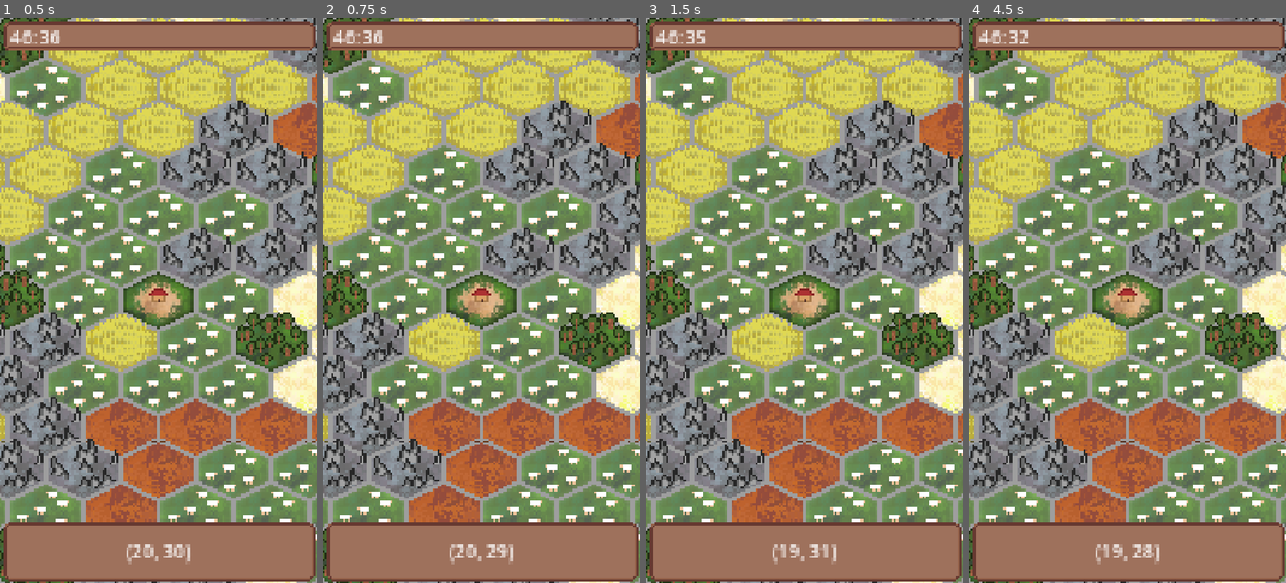
Above: before the commit, frames 1-4 (left to right).
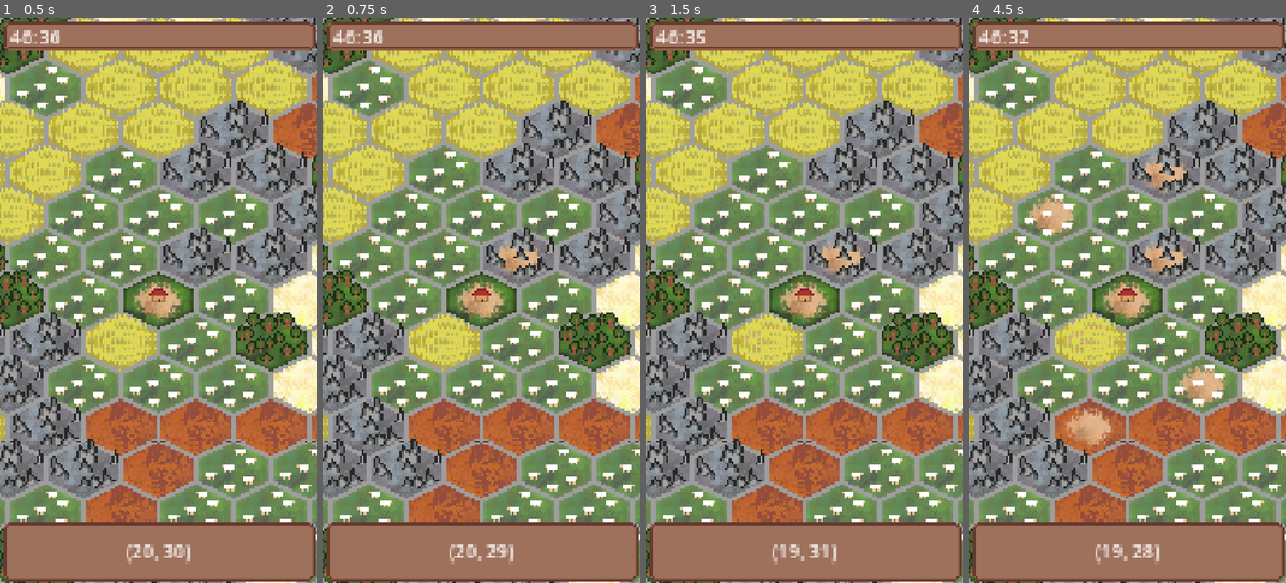
Above: after the commit, the same moments.

Repository: TotsllyRandom/survival-game
Game: Godot game, scene res://Scenes/node_2d.tscn
The game is run twice, just before and just after one commit, with the same random seed, the same clock (stepped at 60 frames per second) and the same inputs.
Inputs (mouse positions are in pixels of both pictures, inside the frame that each line leads up to):
- Up to frame 1 (0.5 s): no input
- Up to frame 2 (0.75 s): tap Enter at 0.5 s; move the mouse to (551, 272) at 0.52 s; hold Right from 0.53 s (still down); click (551, 272) at 0.6 s
- Up to frame 3 (1.5 s): tap Space at 1.25 s; move the mouse to (741, 328) at 1.27 s; release Right at 1.28 s; hold Down from 1.28 s (still down); click (741, 328) at 1.35 s
- Up to frame 4 (4.5 s): tap Enter at 2, 3.5 s; move the mouse to (1159, 176) at 2.02 s; release Down at 2.03 s; hold Right 2.03-2.78 s; tap Alt at 2.1 s; click (1159, 176) at 2.3 s; tap Space at 2.75, 4.25 s; move the mouse to (1111, 413) at 2.77 s; hold Up 2.78-3.53 s; tap Shift at 2.85 s; click (1111, 413) at 3.05 s; move the mouse to (1222, 385) at 3.52 s; hold Left from 3.53 s (still down); click (1222, 385) at 3.6 s; move the mouse to (1032, 215) at 4.27 s; click (1032, 215) at 4.35 s

Frame 1 is identical in both runs. In frame 2, 0.4% of the frame differs, in the area x 55-70%, y 39-47%; in frame 3, 0.4%; in frame 4, 2.6%, in the area x 18-81%, y 24-76%.

Commit message:
Start save load and path placing
Final post on laptop -> moving to new

Diff:
--- /dev/null
+++ b/Scripts/SaveLoad.gd
@@ -0,0 +1 @@
+extends Node
--- a/Scripts/tiles.gd
+++ b/Scripts/tiles.gd
@@ -101,24 +101,46 @@
 
 		@warning_ignore("int_as_enum_without_cast")
 		if Input.is_action_just_pressed("Click"):
-			place_building(4,pos.x,pos.y)
+			place_building(-1,pos.x,pos.y)
 
 func place_building(building_id:int,x,y):
-	var resources = Player.resources.duplicate()
-	var required = GlobalTweaks.PLACEABLES[building_id].get("cost")
-	var can_place : bool = true
-	for item in required:
-		if not resources[GlobalTweaks.get_resource_from_name(item,resources)]["amount"] >= GlobalTweaks.PLACEABLES[building_id]["cost"][item]:
-			can_place = false
-
-
-
-	if can_place:
+	if map_data[y][x]["placedOn"] == building_id:
+		return false
+	if building_id > -1:
+		return false
+	elif building_id < -1:
+
+		var resources = Player.resources.duplicate(true)
+		var required = GlobalTweaks.PLACEABLES[building_id].get("cost")
+		var can_place : bool = true
 		for item in required:
-			resources[GlobalTweaks.get_resource_from_name(item,resources)]["amount"] -= GlobalTweaks.PLACEABLES[building_id]["cost"][item]
-		map_data[y][x]["placedOn"] = building_id
-		Player.resources = resources
-
+			if not resources[GlobalTweaks.get_resource_from_name(item,resources)]["amount"] >= GlobalTweaks.PLACEABLES[building_id]["cost"][item]:
+				can_place = false
+
+
+
+		if can_place:
+			for item in required:
+				resources[GlobalTweaks.get_resource_from_name(item,resources)]["amount"] -= GlobalTweaks.PLACEABLES[building_id]["cost"][item]
+			map_data[y][x]["placedOn"] = building_id
+			Player.resources = resources
+	else:
+		if map_data[y][x]["path"] == true:
+			return false
+		var resources = Player.resources.duplicate(true)
+		var required = {}
+		var can_place : bool = true
+		for item in required:
+			if not resources[GlobalTweaks.get_resource_from_name(item,resources)]["amount"] >= GlobalTweaks.PLACEABLES[building_id]["cost"][item]:
+				can_place = false
+
+
+
+		if can_place:
+			for item in required:
+				resources[GlobalTweaks.get_resource_from_name(item,resources)]["amount"] -= GlobalTweaks.PLACEABLES[building_id]["cost"][item]
+			map_data[y][x]["path"] = true
+			Player.resources = resources
 
 
 func generate_noise(mi,ma) -> Array:
--- a/project.godot
+++ b/project.godot
@@ -19,6 +19,7 @@
 
 GlobalTweaks="*uid://r2rd1ujb7hah"
 Player="*uid://d22d8e6twi12d"
+SaveLoad="*uid://i6dkivuhcvlo"
 
 [display]
 
Not shown, added: Scripts/SaveLoad.gd.uid
Not shown, added: export_presets.cfg
